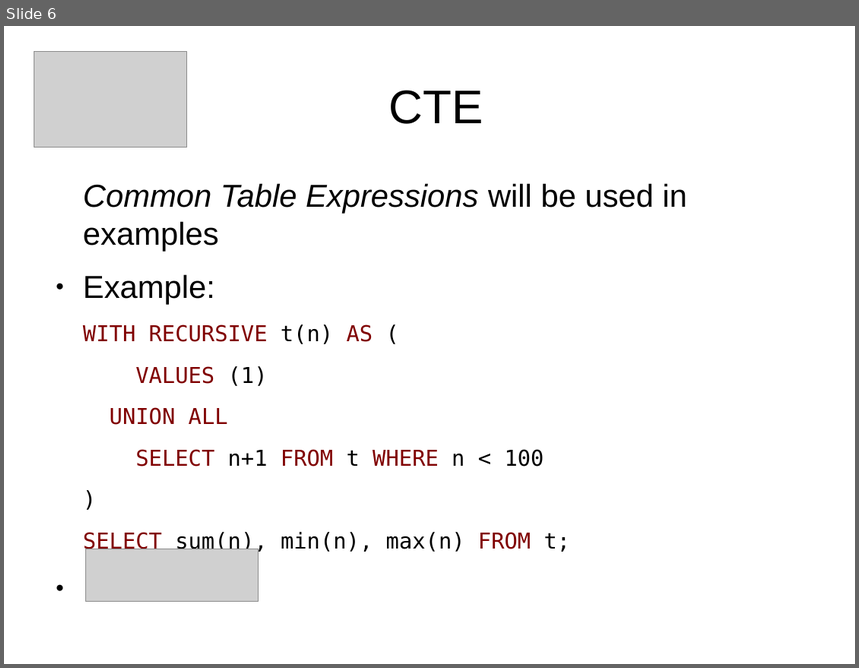
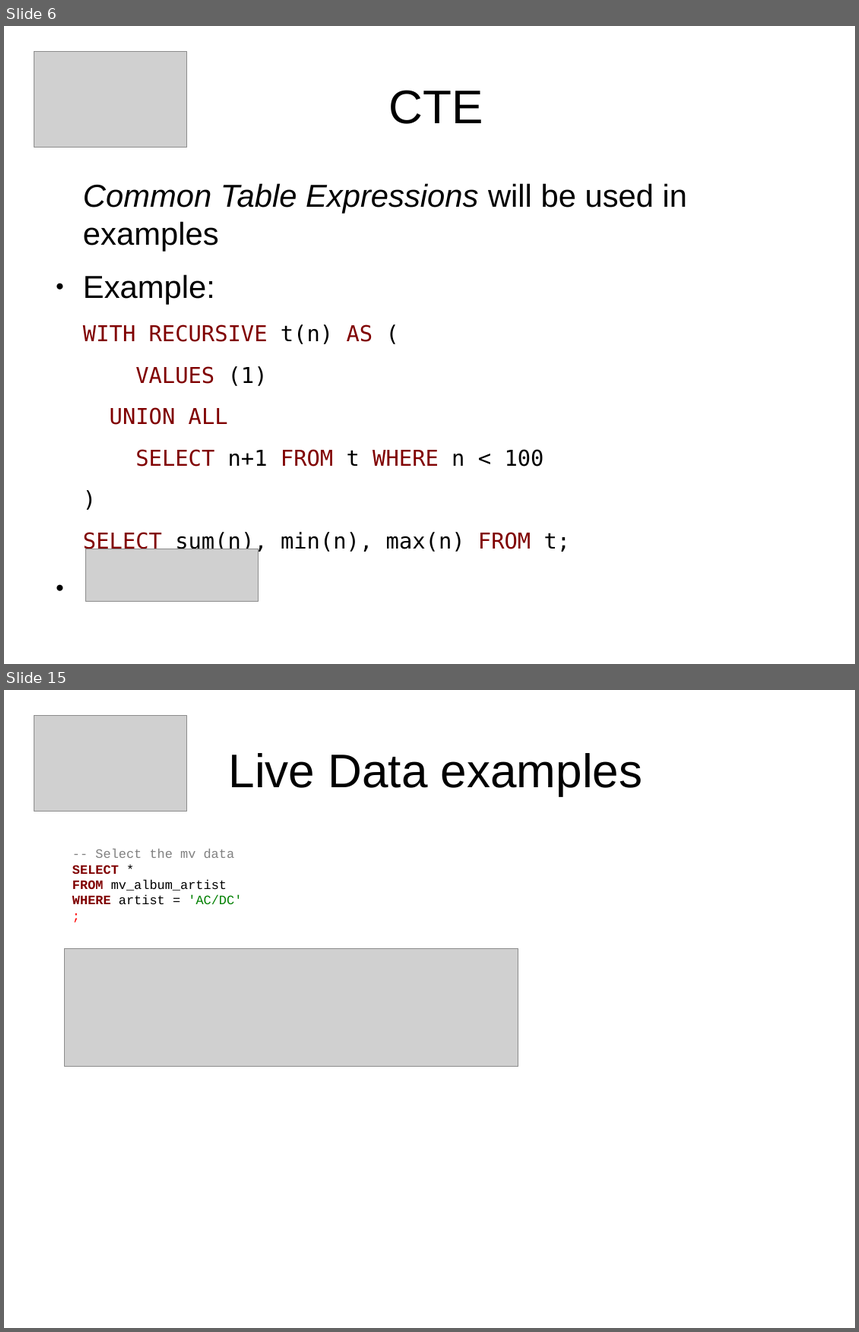
Before and after one commit to sjstoelting/talks, a slide deck: one-database-to-rule-em-all/PostgreSQL-FDW.odp. Shown one above the other, each under a label of ours: slide 6 before the commit, slides 6 and 15 after it; the slides between them are not shown. The pictures are 859x668 and 859x1332 pixels, drawn with LibreOffice and Linux fonts; fonts in the diff are those of the drawing; grey boxes stand for pictures. Boxes give left, top, right and bottom in pixels: in the first picture for what was removed or moved away, otherwise in the second. Text is boxed around its words. In the diff, an @@ line names an element or a change of style, - is before the commit and + after.

Commit message:
Extended the slides with queries and screenshots of the live part. In case something doesn't work during the talk.

```diff
--- a/one-database-to-rule-em-all/PostgreSQL-FDW.odp
+++ b/one-database-to-rule-em-all/PostgreSQL-FDW.odp
@@ slide 15 added at (4,690,855,1328), background #FFFFFF @@
@@ picture added at (34,716,187,812) @@
@@ title added at (229,753,643,796), 44 pt, text #000000 @@
+Live Data examples
@@ text added at (72,849,242,905), 12 pt, text #000000 @@
+-- Select the mv data
+SELECT *
+FROM mv_album_artist
+WHERE artist = 'AC/DC'
+;
@@ picture added at (65,948,519,1067) @@
```
Also in this commit, not shown: 1 slide changed, 20 other slides added, 1 other file.
